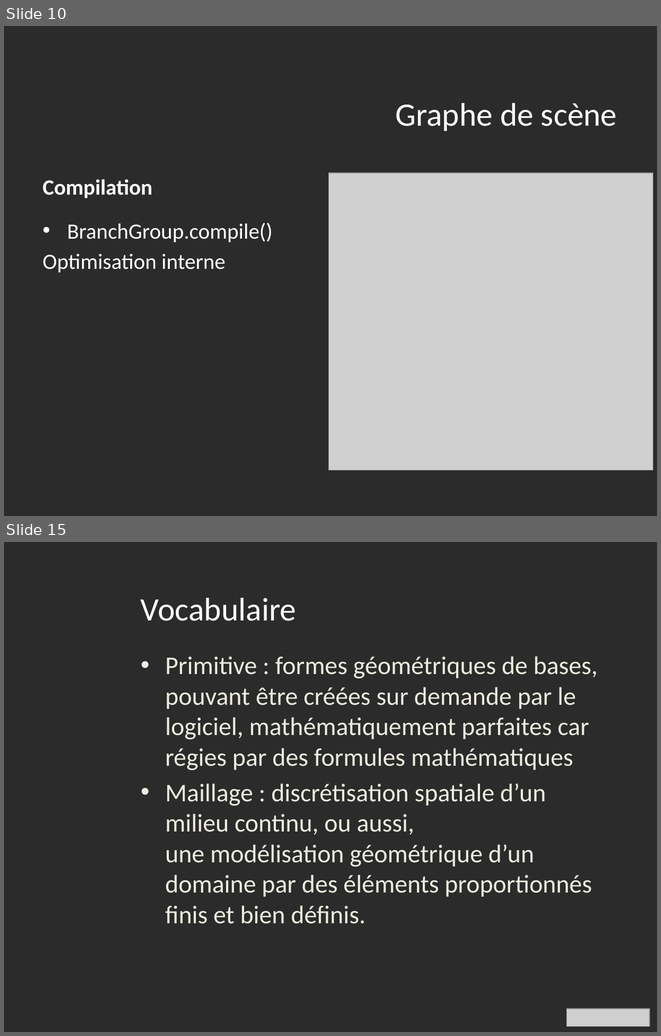
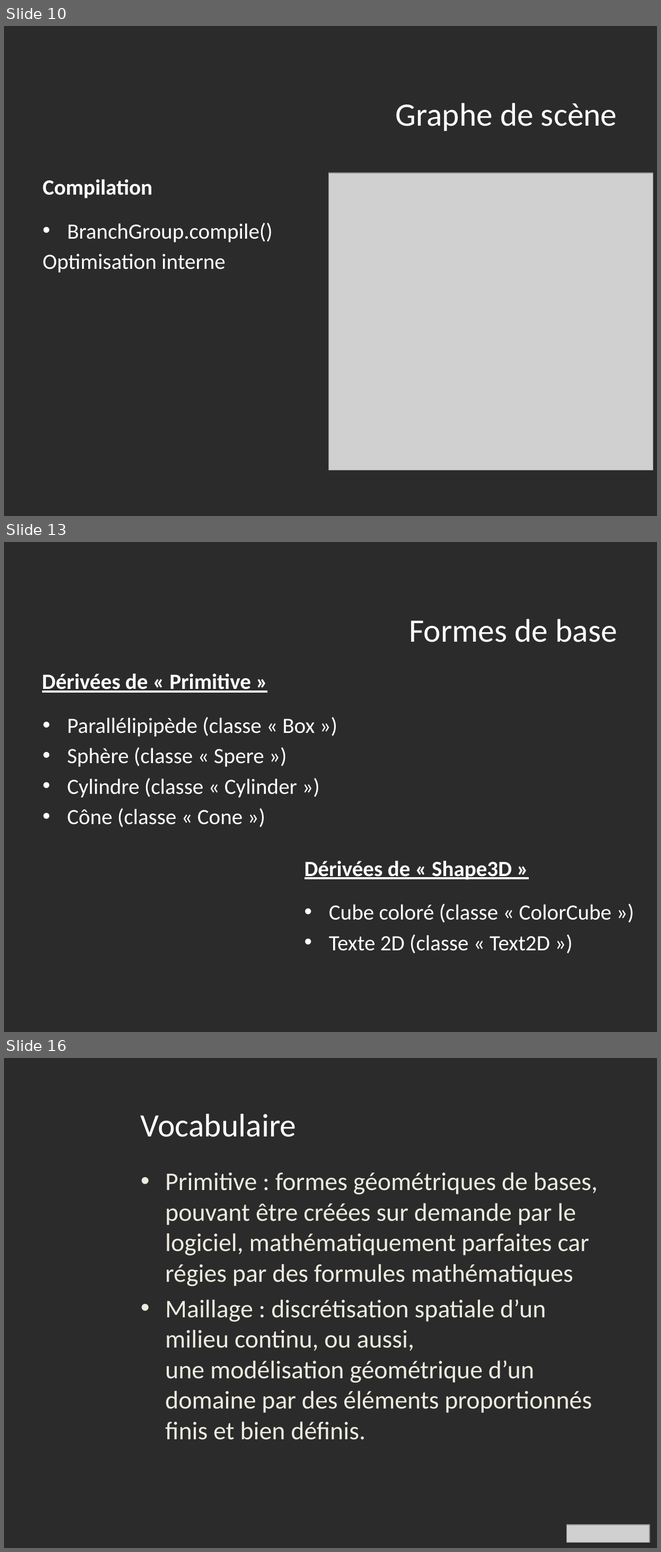
Before and after one commit to IlsanS/Math3D, a slide deck: powerpoint/Présentation1.pptx. Shown one above the other, each under a label of ours: slides 10 and 15 before the commit, slides 10, 13 and 16 after it; the slides between them are not shown. The pictures are 661x1036 and 661x1552 pixels, drawn with LibreOffice and Linux fonts; fonts in the diff are those of the drawing; grey boxes stand for pictures; background and template pictures are left out; a plain dark background stands for a picture behind light text. Boxes give left, top, right and bottom in pixels: in the first picture for what was removed or moved away, otherwise in the second. Text is boxed around its words. In the diff, an @@ line names an element or a change of style, - is before the commit and + after.

```diff
--- a/powerpoint/Présentation1.pptx
+++ b/powerpoint/Présentation1.pptx
@@ slide 13 added at [4,542,657,1032], background picture (left out) @@
@@ title added at [409,619,617,642], 36 pt, text #FFFFFF @@
+Formes de base
@@ text added at [42,673,251,693], 24 pt, text #FFFFFF, bold, underline @@
+Dérivées de « Primitive »
@@ text added at [67,717,315,827], 24 pt, text #FFFFFF @@
+• Parallélipipède (classe « Box »)
+• Sphère (classe « Spere »)
+• Cylindre (classe « Cylinder »)
+• Cône (classe « Cone »)
@@ text added at [305,861,512,880], 24 pt, text #FFFFFF, bold, underline @@
+Dérivées de « Shape3D »
@@ text added at [329,903,611,953], 24 pt, text #FFFFFF @@
+• Cube coloré (classe « ColorCube »)
+• Texte 2D (classe « Text2D »)
@@ what was slide 15 is now slide 16 @@
```
Also in this commit, not shown: 5 slides changed, 1 other slide added, 1 slide removed.
